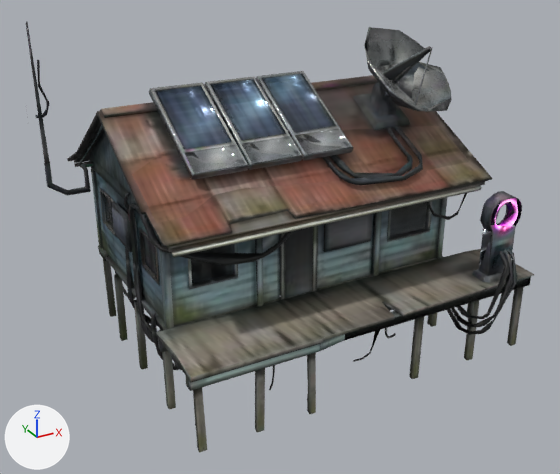
The glTF model game/models/env/kampong_ayer_house.glb, before and after one commit.
Before and after are seen from a 50 mm camera at (-8.02, -14.66, 10.04) aimed at (-0.17, -0.38, 2.9). Every picture has the same lights, and +X, +Y and +Z are marked at lower left. The picture after the commit comes second. Where no turn or scale is listed for an object, it has been applied to the vertices. Vertices at exactly the same position are counted once.

Names of what the first picture shows: 'Body', 'Glow'.
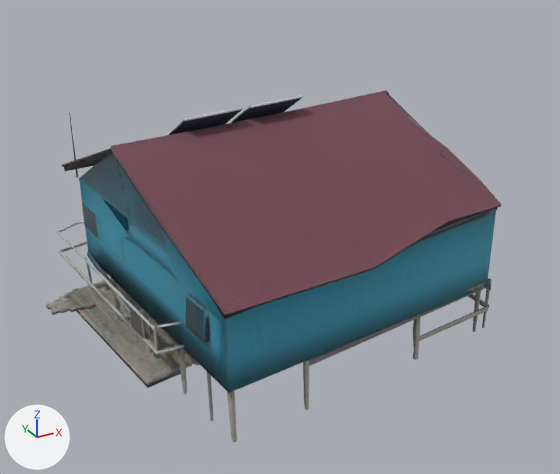
Pixel boxes (x1, y1, x2, y2) of what changed, in the pictures (560 x 474 px):
'Body', surface changed, reshaped, turned
    before: (26, 22, 535, 453)
    after: (46, 90, 501, 442)
'Glow', deleted
    before: (25, 103, 518, 226)
part 1 of me_mesh_0, rebuilt
    before: (89, 131, 447, 329)
    after: (64, 94, 497, 393)
part 2 of me_mesh_0, rebuilt (8% narrower, 36% taller)
    before: (67, 83, 492, 248)
    after: (109, 92, 501, 316)
part 3 of me_mesh_0, deleted
    before: (26, 22, 524, 432)
part 4 of me_mesh_0, built on (mostly hidden afterwards)
    before: (74, 71, 535, 453)
    after: (46, 90, 492, 442)

Edits to the bpy script that builds the scene:
```text
Add img_tripo_image_ba7073b8_9c9a_4ea4_b524_3ff16011c2da_0_0:
    img_tripo_image_ba7073b8_9c9a_4ea4_b524_3ff16011c2da_0_0 = load_image('tripo_image_ba7073b8-9c9a-4ea4-b524-3ff16011c2da_0_0', '_unpacked/tripo_image_ba7073b8-9c9a-4ea4-b524-3ff16011c2da_0_0', 512, 512, 'sRGB')
Change mat_body:
    remove # nodes: BsdfPrincipled, NormalMap, OutputMaterial, SeparateColor, TexImage x4
    remove # uses the picture img_color_a23faddf_f952_412a_87af_f8e53f849b88
    remove # uses the picture img_kampong_ayer_house_emissive
    remove # uses the picture img_normalgl_a23faddf_f952_412a_87af_f8e53f849b88
    remove # uses the picture img_orm_a23faddf_f952_412a_87af_f8e53f849b88
    nodes: BsdfPrincipled, OutputMaterial, TexImage
    uses the picture img_tripo_image_ba7073b8_9c9a_4ea4_b524_3ff16011c2da_0_0
Change me_mesh_0:
    used by ob_body; location = (0.0, 0.0, 0.0); rotation_euler = (0.0, 0.0, 3.142), in degrees (0, 0, 180)
    remove me_mesh_0.from_pydata(...)  # 1784 vertices, 2879 faces; spans x -5.0..4.79, y -3.76..3.73, z 0.0..7.73
    add me_mesh_0.from_pydata(...)  # 1876 vertices, 3387 faces; spans x -4.98..4.98, y -4.69..4.69, z 0.01..6.03
    me_mesh_0 part 1: the loose piece of 91 vertices spanning x -3.63..3.45, y -3.09..1.64, z 2.03..5.93 is rebuilt with 261 vertices and now spans x -4.04..3.72, y -4.63..3.86, z 1.93..5.69
    me_mesh_0 part 2: the loose piece of 83 vertices spanning x -4.21..3.83, y -3.76..2.4, z 4.11..6.0 is rebuilt with 30 vertices and now spans x -3.91..3.76, y -4.69..0.46, z 3.87..5.74
    me_mesh_0 part 3: 54 loose pieces with 1055 vertices, spanning x -4.78..4.79, y -3.68..3.32, z 0.0..7.73, are deleted
    me_mesh_0 part 4: 555 vertices removed from x -5.0..3.69, y -3.72..3.73, z 0.06..6.34; 1585 vertices added at x -4.98..4.98, y -4.08..4.69, z 0.01..6.03
Change ob_body:
    ob_body.rotation_euler: (0.0, 0.0, 3.142) -> (0.0, 0.0, 0.0)  # degrees (0, 0, 180) -> degrees (0, 0, 0)
Remove ob_glow:
    ob_glow = bpy.data.objects.new('Glow', me_mesh_1)
    ob_glow.location = (0.0, 0.0, 0.0)
```
